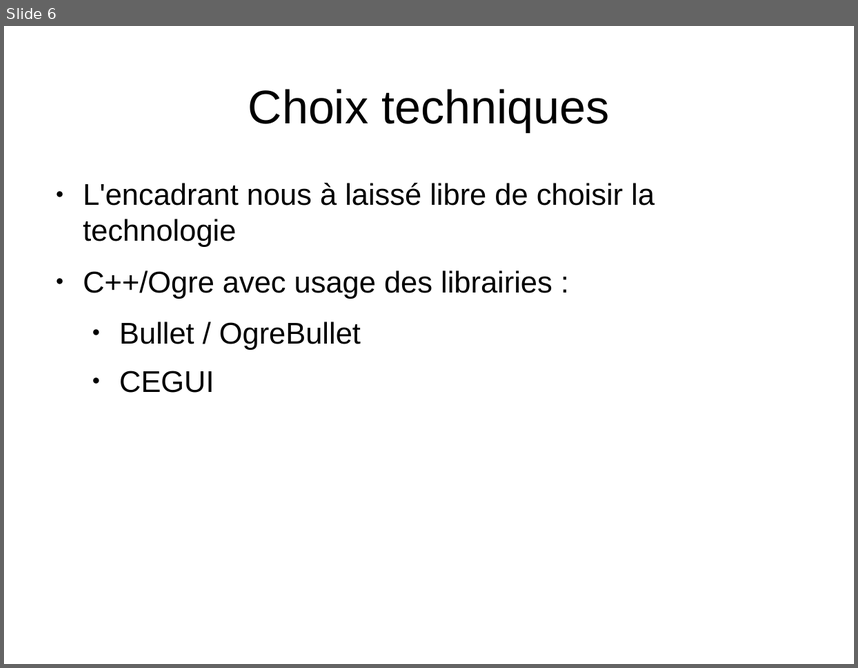
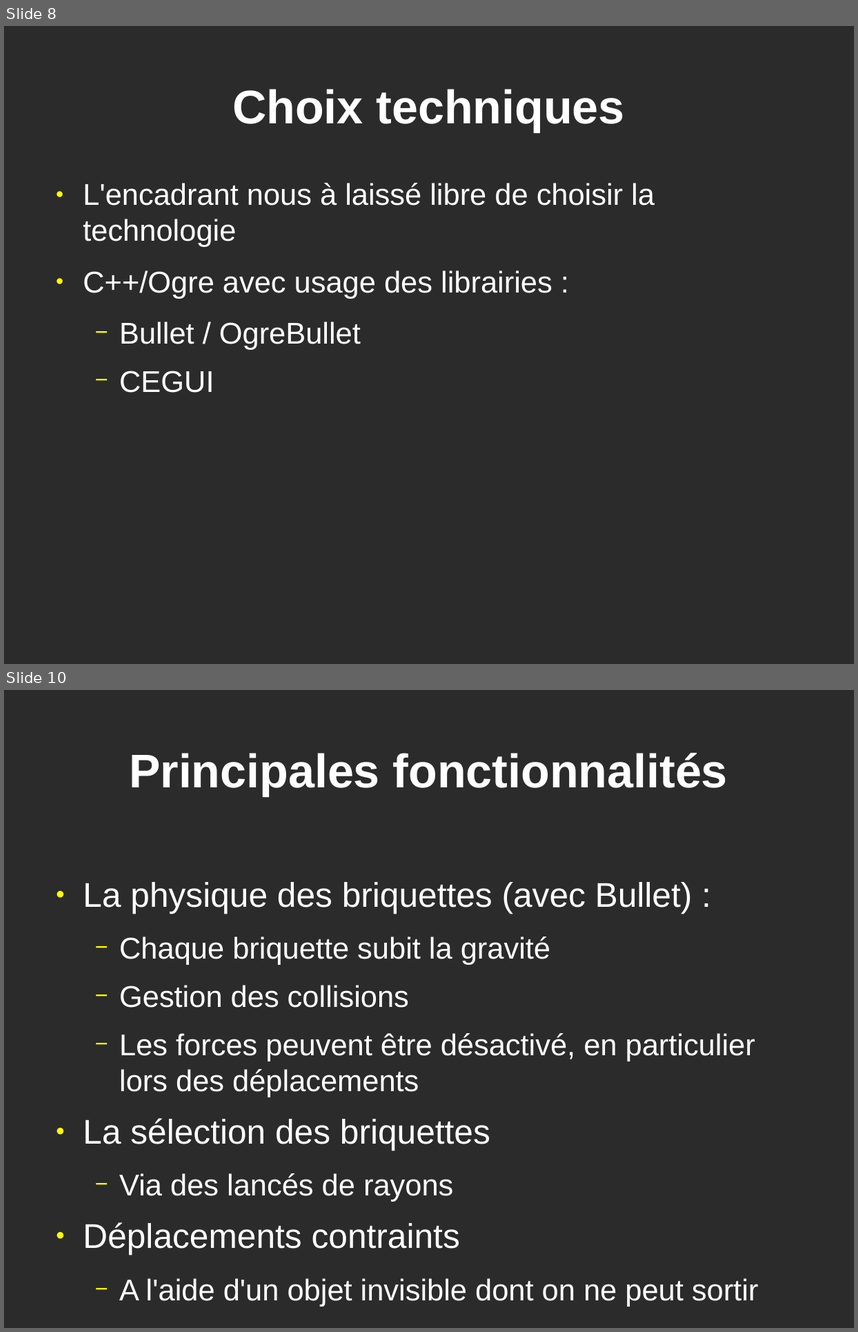
Before and after one commit to GuillaumeSmaha/BriquettePhysique, a slide deck: rapport/presentation/presentation_briquette.odp. Shown one above the other, each under a label of ours: slide 6 before the commit, slides 8 and 10 after it; the slides between them are not shown. The pictures are 858x668 and 858x1332 pixels, drawn with LibreOffice and Linux fonts; fonts in the diff are those of the drawing; background and template pictures are left out; a plain dark background stands for a picture behind light text. Boxes give left, top, right and bottom in pixels: in the first picture for what was removed or moved away, otherwise in the second. Text is boxed around its words. In the diff, an @@ line names an element or a change of style, - is before the commit and + after.

```diff
--- a/rapport/presentation/presentation_briquette.odp
+++ b/rapport/presentation/presentation_briquette.odp
@@ slide 10 added at [4, 690, 854, 1328], background picture (left out) @@
@@ title added at [129, 753, 728, 796], 44 pt, text #FFFFFF, bold @@
+Principales fonctionnalités
@@ text added at [83, 882, 758, 1306], 28 pt, text #FFFFFF @@
+● La physique des briquettes (avec Bullet) :
+  − Chaque briquette subit la gravité
+  − Gestion des collisions
+  − Les forces peuvent être désactivé, en particulier lors des déplacements
+● La sélection des briquettes
+  − Via des lancés de rayons
+● Déplacements contraints
+  − A l'aide d'un objet invisible dont on ne peut sortir
@@ what was slide 6 is now slide 8 @@
@@ slide 8 changed as well @@
@@ background #FFFFFF to picture (left out) @@
@@ title "Choix techniques" at [232, 89, 625, 132]: text colour #000000 to #FFFFFF, bold on @@
@@ text "L'encadrant nous à laissé libre ..." at [83, 183, 655, 392]: text colour #000000 to #FFFFFF; bullet colour #000000 to #FFFF00; bullet ● to − @@
```
Also in this commit, not shown: 4 other slides changed, 4 other slides added, 2 slides removed.
